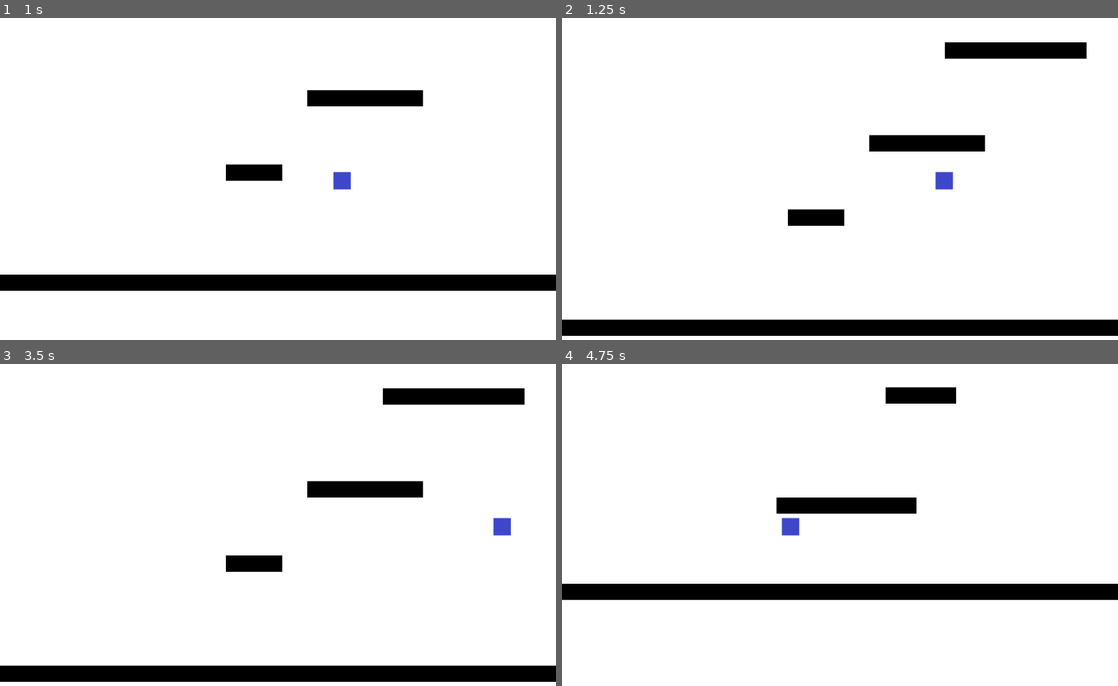
Above: before the commit, frames 1-4 (two rows, left to right).
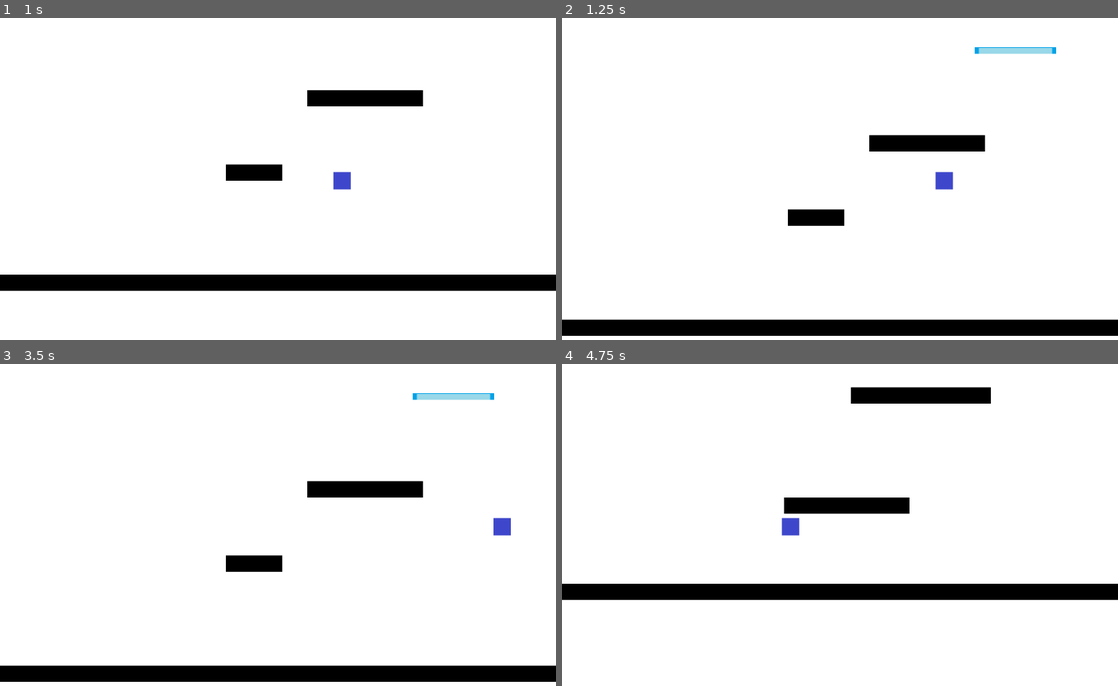
Above: after the commit, the same moments.

Repository: Darkstick/Jumper
Game: Godot game, scene res://Scenes/Levels/main.tscn
Same seed, same stepped clock (60 frames per second), same inputs: the game is played once before the commit and once after it.
Inputs:
- Up to frame 1 (1 s): tap Enter at 0.5 s; hold Right (right) from 0.53 s (still down); tap Up (up) at 0.77 s
- Up to frame 2 (1.25 s): keep holding Right (right)
- Up to frame 3 (3.5 s): tap Up (up) at 1.52, 3.02 s; release Right (right) at 2.03 s; hold Left (left) 2.03-2.78 s; hold Right (right) from 2.78 s (still down)
- Up to frame 4 (4.75 s): tap Up (up) at 3.77, 4.52 s; tap R (reset) at 4.15 s; release Right (right) at 4.28 s; hold Left (left) from 4.28 s (still down)

Frame 1 is identical in both runs. In frame 2, 1.3% of the frame differs, in the area x 68-95%, y 7-13%; in frame 3, 1.3%; in frame 4, 0.8%.

Commit message:
icy platforms added into the mix

Diff:
--- a/Scripts/main.gd
+++ b/Scripts/main.gd
@@ -17,7 +17,6 @@
 
 func _ready():
 	for i in platformNum:
-
 		rng.randomize()
 
 		#choses if the next platform will be to the left or the right of the previous one. 0 = left, 1 = right
@@ -34,14 +33,18 @@
 		if x < 30 || x > 1024:
 			x = rng.randf_range(400, 600)
 
-		print(lor)
-		print(x)
-
-
 		#height selection
 		rng.randomize()
 		var y = rng.randf_range(-100, -210) #210 is the current max player jump
-		var platform = basicPlatform.instance()
+
+		#platform type selection
+		var type = rng.randi_range(0, 10)
+		var platform = null
+		if(type >= 9):
+			platform = icyPlatform.instance()
+		else:
+			platform = basicPlatform.instance()
+
 		platform.position.y = y + previousY
 		platform.position.x = x
 		previousY = platform.position.y
